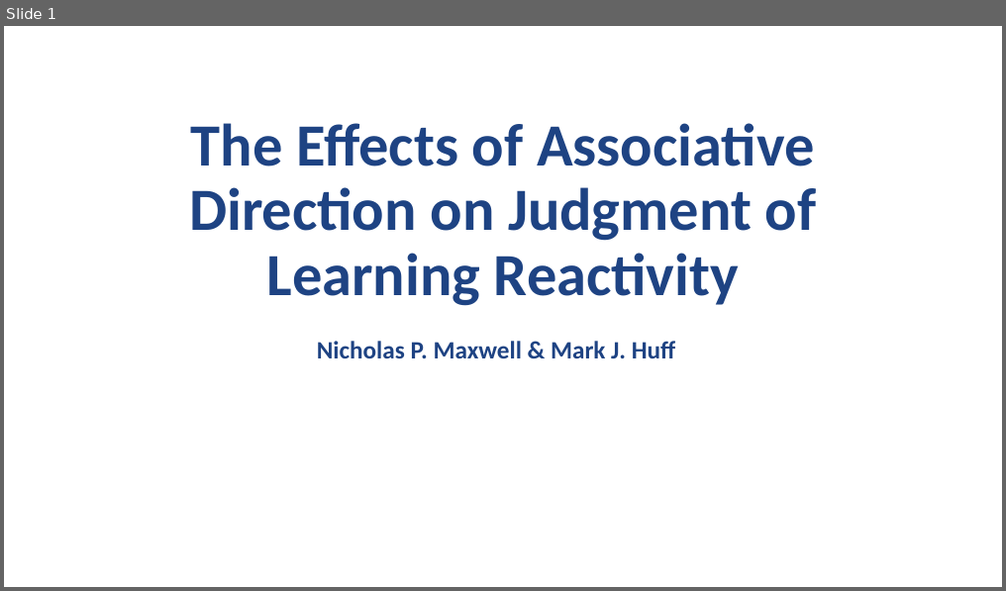
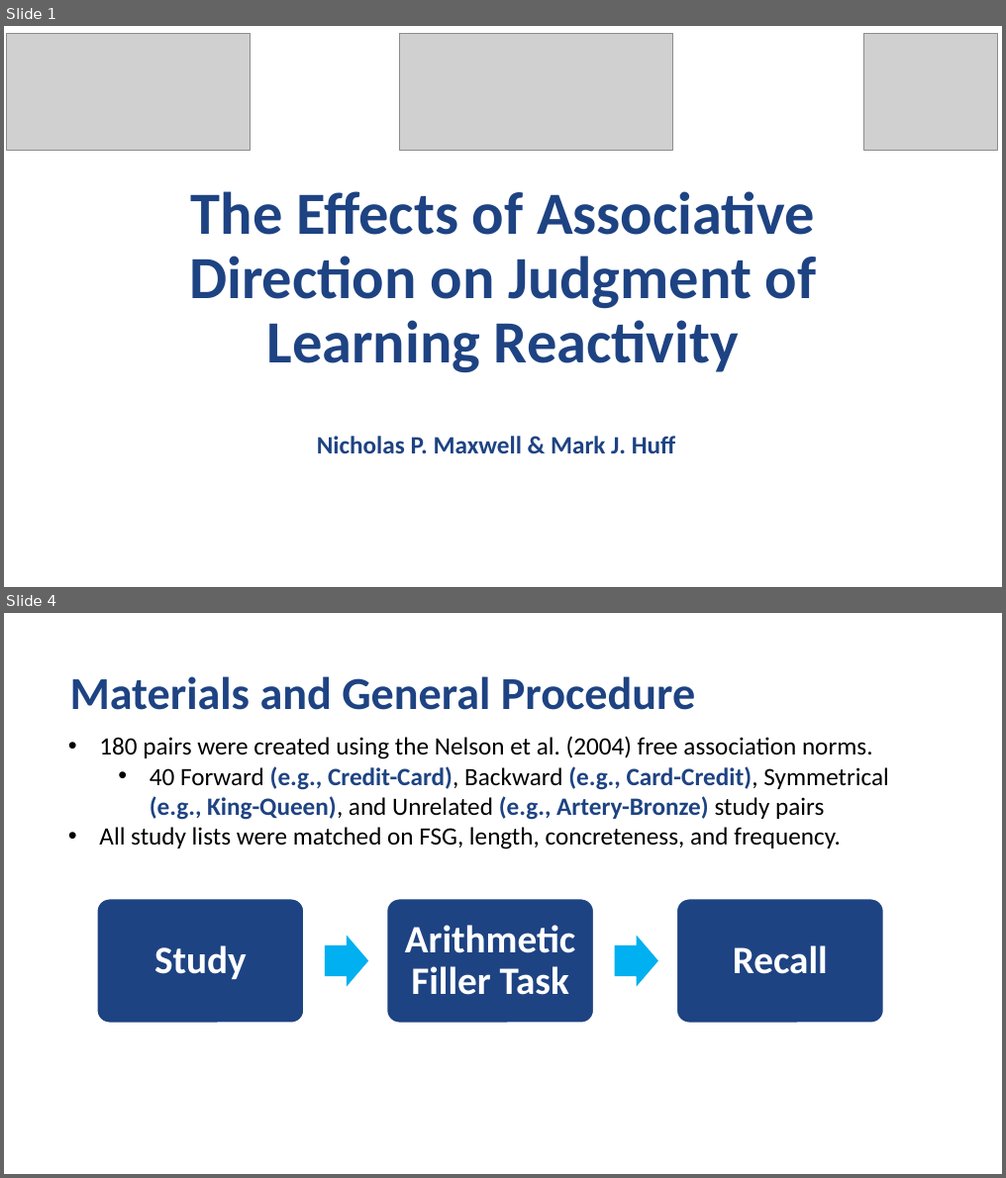
Before and after one commit to npm27/JOL-Reactivity-1, a slide deck: 6 Presentations/JOL Reactivity.pptx. Shown one above the other, each under a label of ours: slide 1 before the commit, slides 1 and 4 after it; the slides between them are not shown. The pictures are 1006x591 and 1006x1178 pixels, drawn with LibreOffice and Linux fonts; fonts in the diff are those of the drawing; grey boxes stand for pictures. Boxes give left, top, right and bottom in pixels: in the first picture for what was removed or moved away, otherwise in the second. Text is boxed around its words. In the diff, an @@ line names an element or a change of style, - is before the commit and + after.

```diff
--- a/6 Presentations/JOL Reactivity.pptx
+++ b/6 Presentations/JOL Reactivity.pptx
@@ slide 4 added at [4, 613, 1002, 1174], background #FFFFFF @@
@@ title added at [70, 676, 695, 710], 33 pt, text #1E4383, bold @@
+Materials and General Procedure
@@ text added at [99, 736, 889, 850], 18 pt, text #000000 @@
+• 180 pairs were created using the Nelson et al. (2004) free association norms.
+  • 40 Forward (e.g., Credit-Card), Backward (e.g., Card-Credit), Symmetrical (e.g., King-Queen), and Unrelated (e.g., Artery-Bronze) study pairs
+• All study lists were matched on FSG, length, concreteness, and frequency.
@@ group added at [97, 899, 883, 1023]: 3 rounded rectangles, 3 texts, 2 right arrows @@
+Study
+Arithmetic Filler Task
+Recall
@@ slide 1 changed as well @@
@@ picture added at [6, 33, 251, 150] @@
@@ picture added at [399, 33, 672, 150] @@
@@ picture added at [864, 33, 998, 150] @@
@@ title "The Effects of Associative Direction ...": place and size @@
-title "The Effects of Associative Direction ..." at [189, 123, 817, 306]
+title "The Effects of Associative Direction ..." at [189, 191, 817, 373]
@@ subtitle "Nicholas P. Maxwell & Mark ...": place and size @@
-subtitle "Nicholas P. Maxwell & Mark ..." at [317, 341, 676, 359]
+subtitle "Nicholas P. Maxwell & Mark ..." at [317, 436, 676, 454]
```
Also in this commit, not shown: 1 other slide changed, 5 other slides added, 3 slides removed.
